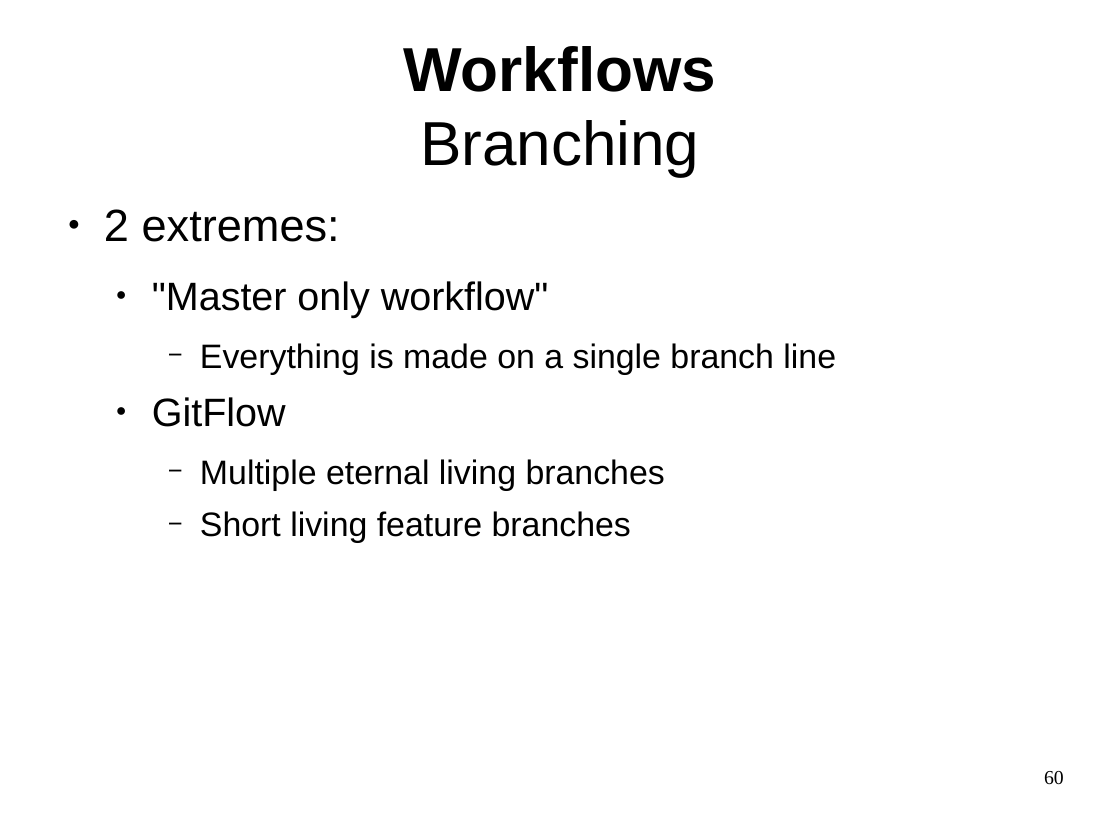
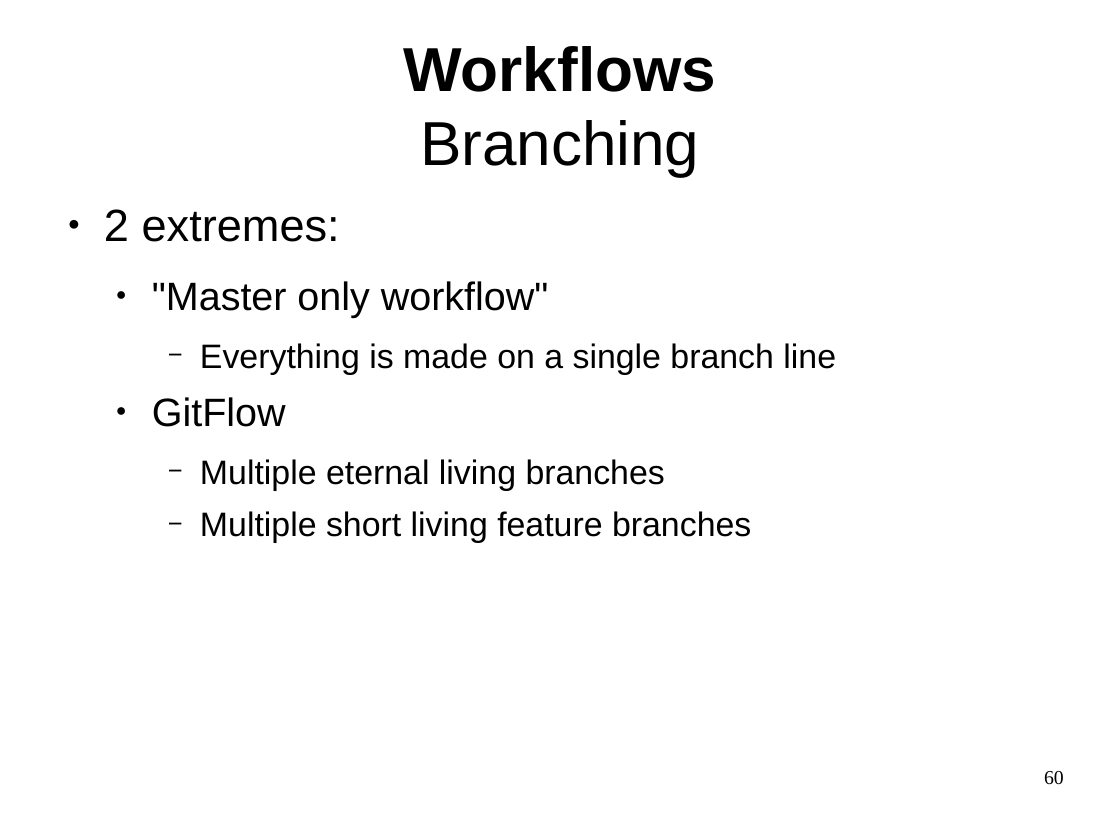
Before and after one commit to philpackmohr/git-paper, a slide deck: slide 60 of git-presentation.odp. Drawn at 1120x840 pixels with LibreOffice and Linux fonts; fonts in the diff are those of the drawing. Boxes give left, top, right and bottom in pixels: in the first picture for what was removed or moved away, otherwise in the second. Text is boxed around its words. In the diff, an @@ line names an element or a change of style, - is before the commit and + after.

```diff
--- a/git-presentation.odp
+++ b/git-presentation.odp
@@ text at (x1=200, y1=511, x2=751, y2=543): text changed @@
-    − Short living feature branches
+    − Multiple short living feature branches
```
Also in this commit, not shown: 3 other slides changed, 2 other files.
